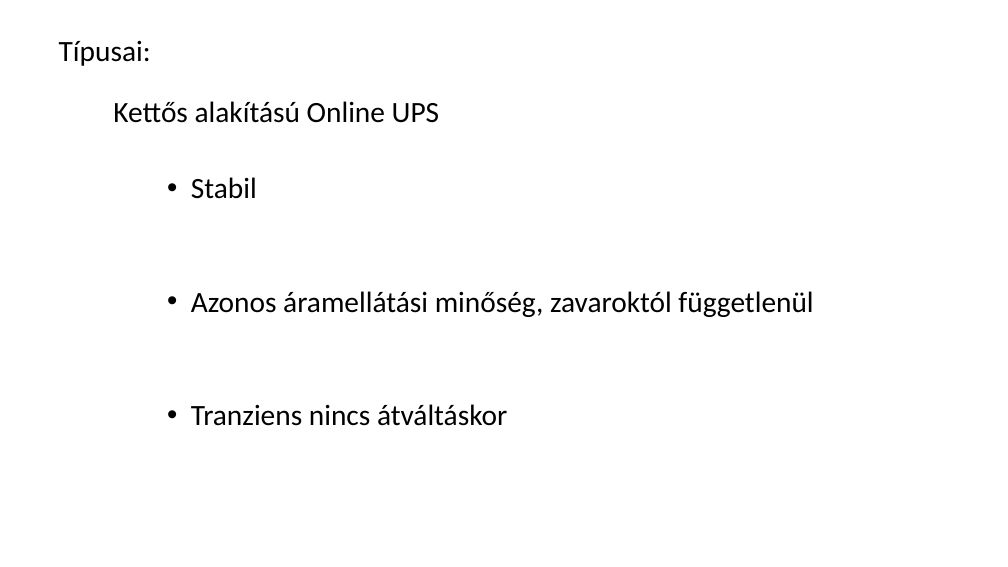
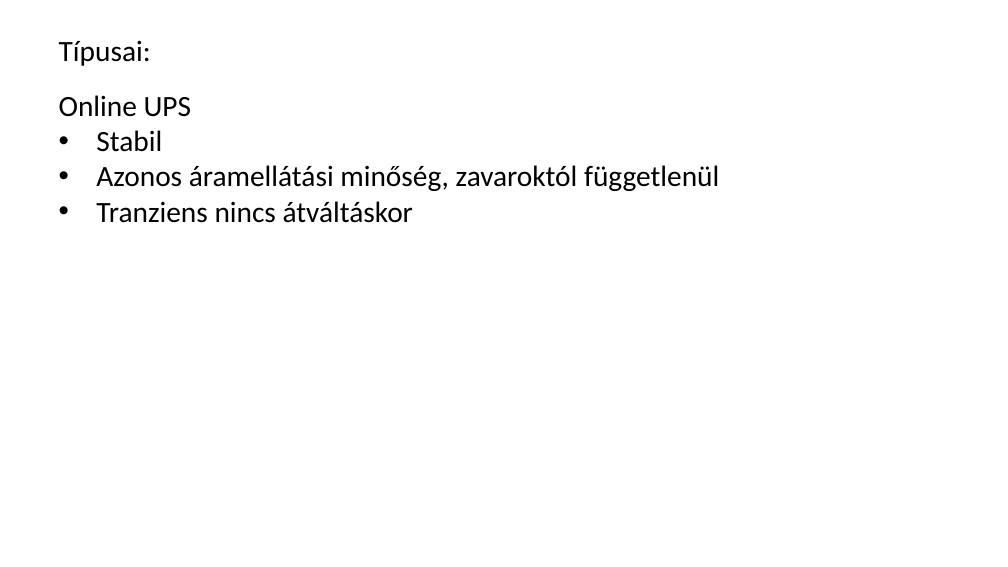
Before and after one commit to RCsSto/cad-cam-szunetment, a slide deck: slide 10 of CADCAM.pptx (slide 9 before the commit). Drawn at 1008x567 pixels with LibreOffice and Linux fonts; fonts in the diff are those of the drawing. Boxes give left, top, right and bottom in pixels: in the first picture for what was removed or moved away, otherwise in the second. Text is boxed around its words. In the diff, an @@ line names an element or a change of style, - is before the commit and + after.

```diff
--- a/CADCAM.pptx
+++ b/CADCAM.pptx
@@ text "Online UPS": place and size @@
-text "Online UPS" at bbox=[191, 291, 813, 317]
+text "Online UPS" at bbox=[59, 95, 719, 223]
@@ text at bbox=[59, 95, 191, 152]: paragraphs added @@
+Online UPS
+• Stabil
@@ text removed at bbox=[113, 101, 440, 123] @@
-Kettős alakítású Online UPS
@@ text at bbox=[96, 165, 719, 191]: indent changed @@
@@ text removed at bbox=[191, 177, 257, 199] @@
-• Stabil
@@ text at bbox=[96, 201, 413, 223]: paragraph added @@
+• Tranziens nincs átváltáskor
@@ text removed at bbox=[191, 404, 507, 426] @@
-• Tranziens nincs átváltáskor
```
Also in this commit, not shown: 13 other slides changed, 3 slides added, 2 slides removed, 1 other file.
